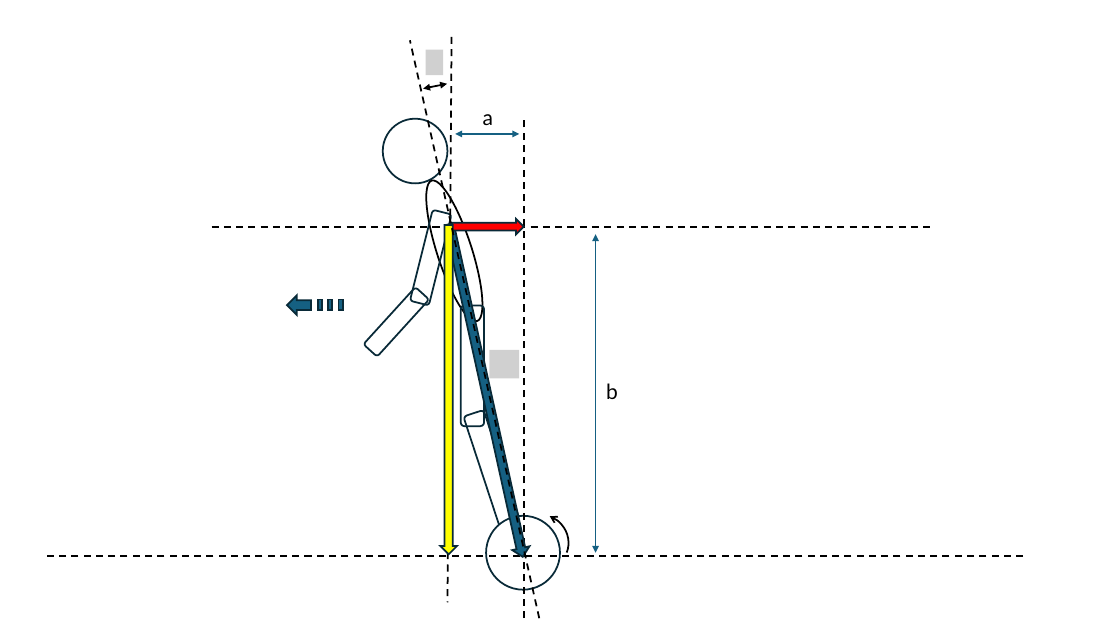
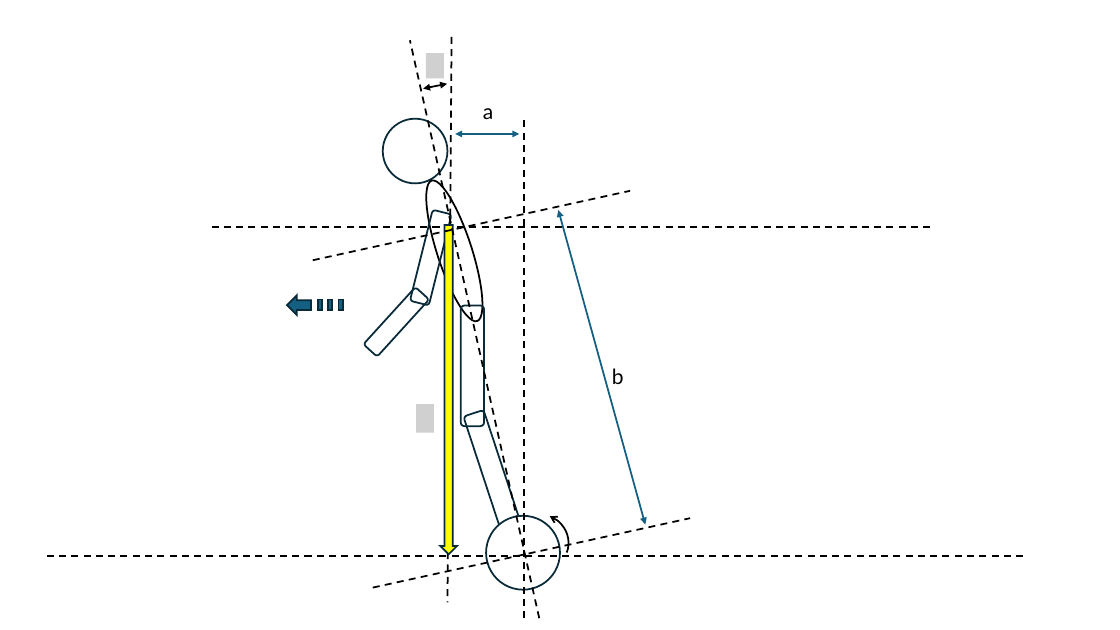
Before and after one commit to Thanh-Sang-AI/Mechanical-Design-and-Control-Algorithms-for-Self-Balancing-Two-Wheeled-Vehicle, a slide deck: slide 1 of thiet ke hoverboard.pptx (slide 3 before the commit). Drawn at 1120x630 pixels with LibreOffice and Linux fonts; fonts in the diff are those of the drawing; grey boxes stand for pictures. Boxes give left, top, right and bottom in pixels: in the first picture for what was removed or moved away, otherwise in the second. Text is boxed around its words. In the diff, an @@ line names an element or a change of style, - is before the commit and + after.

```diff
--- a/thiet ke hoverboard.pptx
+++ b/thiet ke hoverboard.pptx
@@ text "a": place and size @@
-text "a" at (483,114,493,125)
+text "a" at (483,108,493,119)
@@ line added from (313, 260) to (630, 191), #000000 1.5 pt dashed @@
@@ down arrow removed at (441,222,532,559) @@
@@ down arrow removed at (452,219,524,234) @@
@@ double arrow moved from (596, 234) - (596, 553) to (559, 210) - (645, 524) @@
@@ picture removed at (490,350,519,379) @@
@@ text "b": place and size @@
-text "b" at (606,383,618,399)
+text "b" at (612,368,624,384)
@@ picture added at (416,404,434,433) @@
@@ line added from (373, 588) to (691, 518), #000000 1.5 pt dashed @@
```
Also in this commit, not shown: 6 other slides changed, 2 slides added, 1 slide removed, 1 other file.
